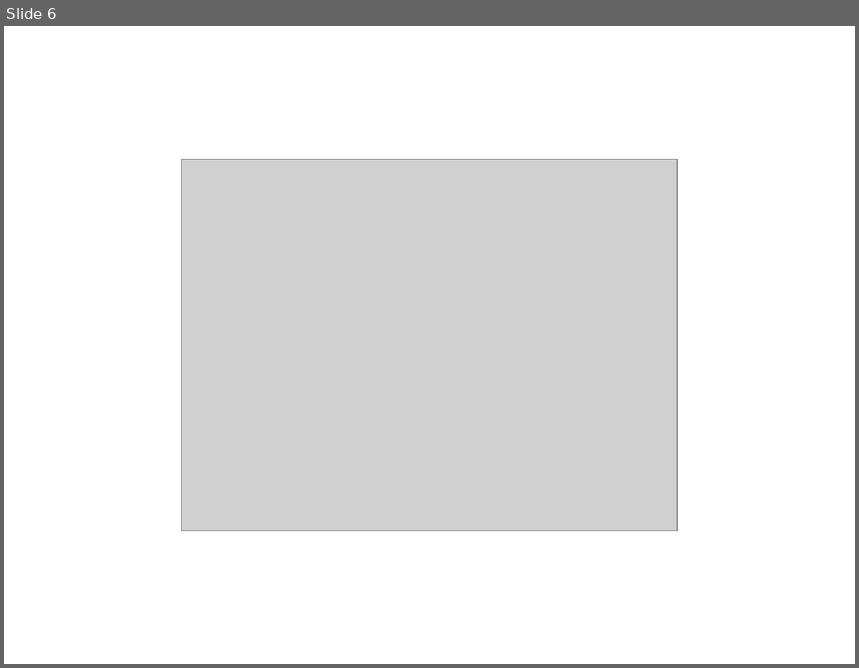
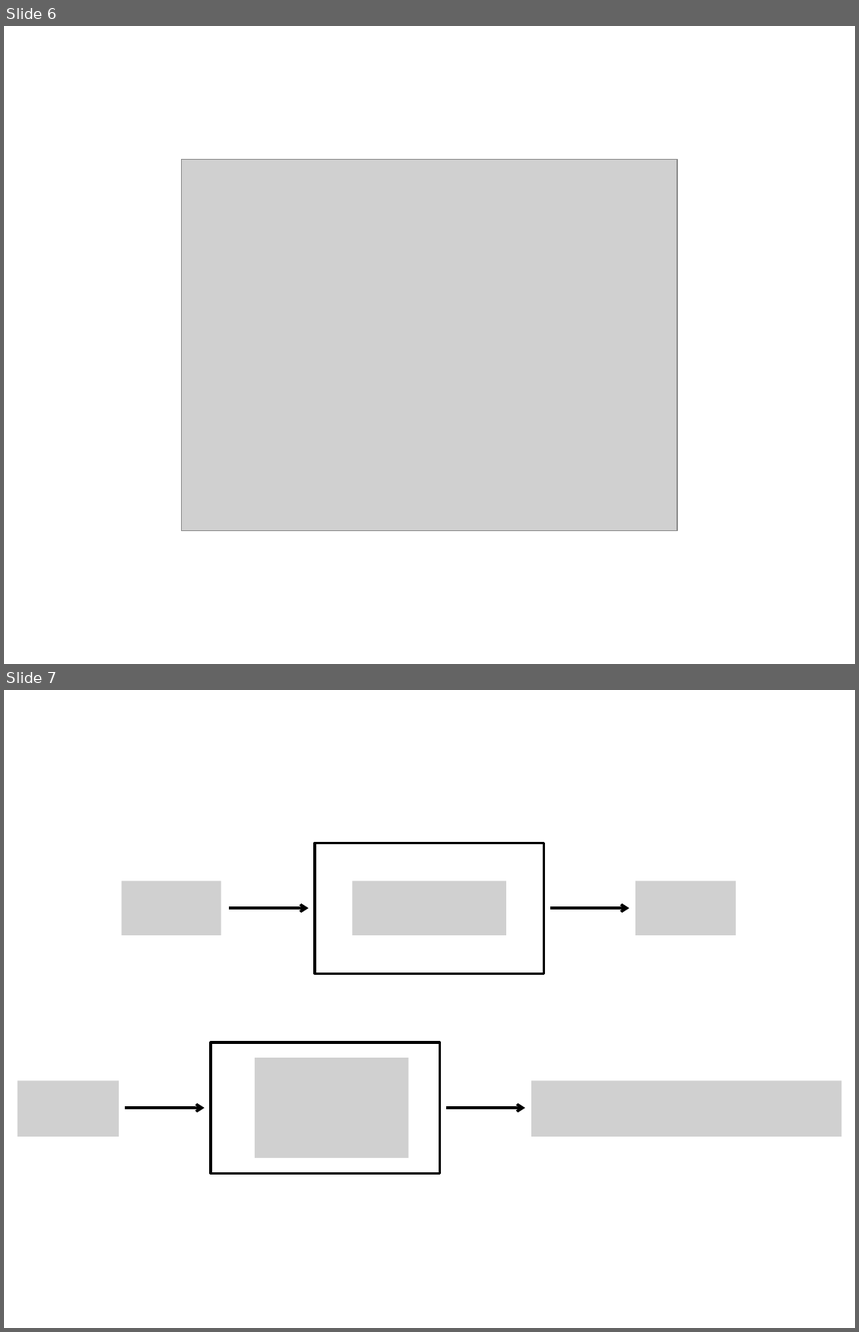
Before and after one commit to answeredbyablemind/answeredbyablemind.github.io, a slide deck: pics/2022-01-12-signal_space/pics.pptx. Shown one above the other, each under a label of ours: slide 6 before the commit, slides 6 and 7 after it. The pictures are 859x668 and 859x1332 pixels, drawn with LibreOffice and Linux fonts; fonts in the diff are those of the drawing; grey boxes stand for pictures. Boxes give left, top, right and bottom in pixels: in the first picture for what was removed or moved away, otherwise in the second. Text is boxed around its words. In the diff, an @@ line names an element or a change of style, - is before the commit and + after.

```diff
--- a/pics/2022-01-12-signal_space/pics.pptx
+++ b/pics/2022-01-12-signal_space/pics.pptx
@@ slide 7 added at <box>4,690,855,1328</box>, background #FFFFFF @@
@@ rectangle added at <box>315,844,544,974</box>, fill #FFFFFF, outline #000000 2 pt @@
@@ picture added at <box>122,881,221,935</box> @@
@@ picture added at <box>352,881,506,935</box> @@
@@ picture added at <box>636,881,736,935</box> @@
@@ arrow added from (230, 908) to (309, 908), #000000 2.25 pt @@
@@ arrow added from (550, 908) to (629, 908), #000000 2.25 pt @@
@@ rectangle added at <box>211,1043,439,1173</box>, fill #FFFFFF, outline #000000 2 pt @@
@@ picture added at <box>255,1058,409,1158</box> @@
@@ picture added at <box>18,1081,119,1137</box> @@
@@ picture added at <box>531,1081,842,1137</box> @@
@@ arrow added from (125, 1108) to (204, 1108), #000000 2.25 pt @@
@@ arrow added from (446, 1108) to (525, 1108), #000000 2.25 pt @@
```
Also in this commit, not shown: 4 other files.
